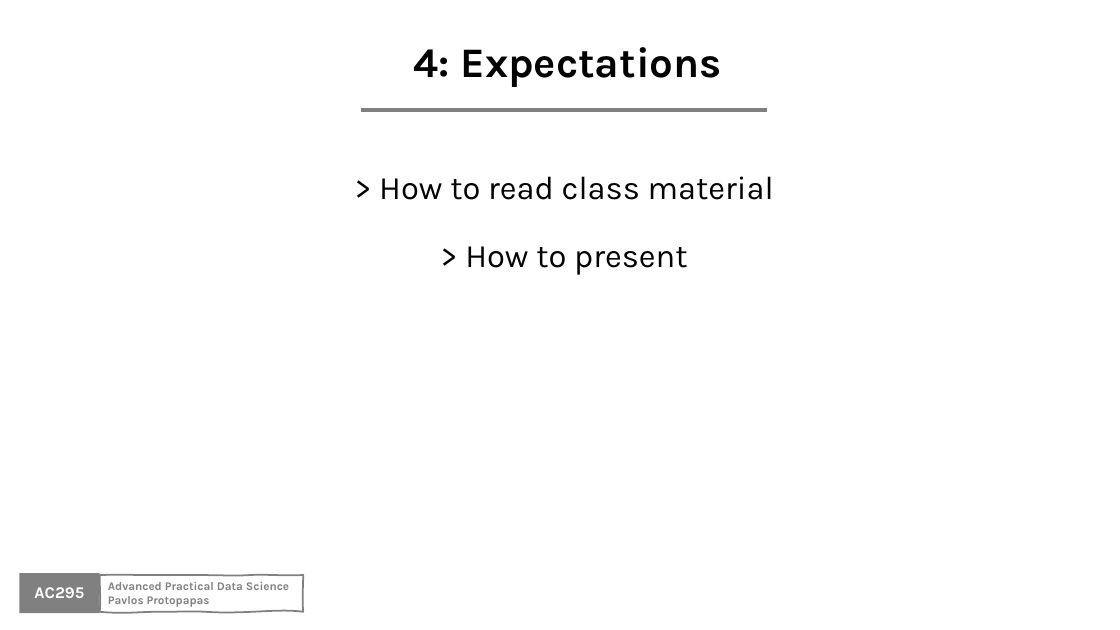
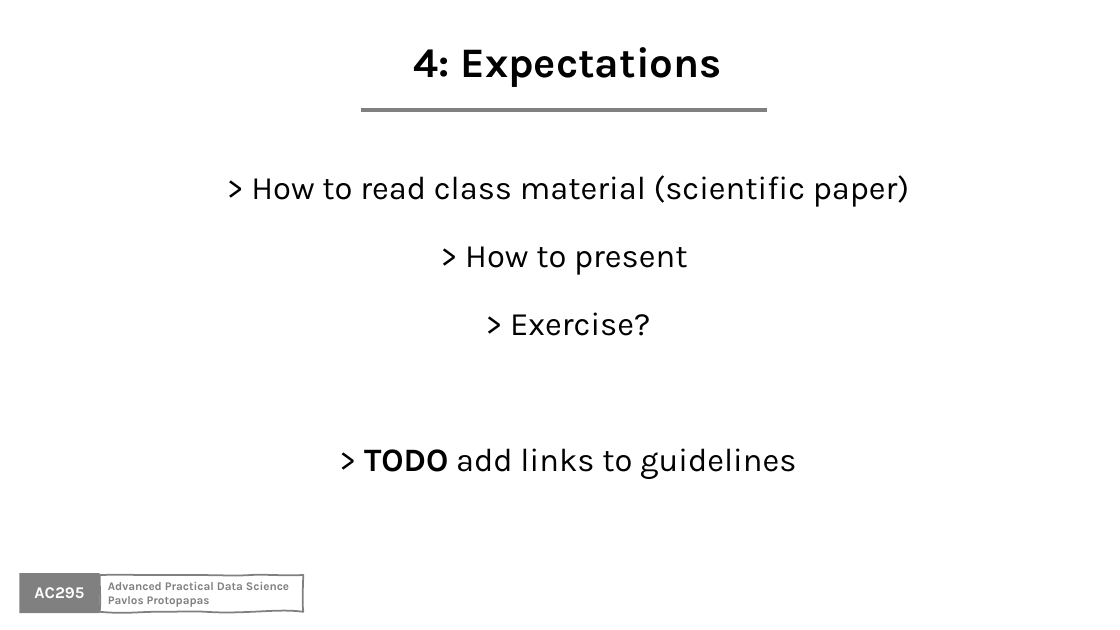
Before and after one commit to Harvard-IACS/2020-AC295, a slide deck: slide 10 of content/lectures/lecture1/presentation/lecture1_draft.pptx (slide 9 before the commit). Drawn at 1120x630 pixels with LibreOffice and Linux fonts; fonts in the diff are those of the drawing; background and template pictures are left out. Boxes give left, top, right and bottom in pixels: in the first picture for what was removed or moved away, otherwise in the second. Text is boxed around its words. In the diff, an @@ line names an element or a change of style, - is before the commit and + after.

```diff
--- a/content/lectures/lecture1/presentation/lecture1_draft.pptx
+++ b/content/lectures/lecture1/presentation/lecture1_draft.pptx
@@ text "> How to read class ...": place and size @@
-text "> How to read class ..." at [379,176,774,275]
+text "> How to read class ..." at [251,175,909,479]
@@ text at [251,175,909,207]: text changed @@
-> How to read class material
+> How to read class material (scientific paper)
@@ text at [364,312,796,479]: paragraphs added @@
+> Exercise?
+> TODO add links to guidelines
```
Also in this commit, not shown: 5 other slides changed, 6 slides added, 2 slides removed.
